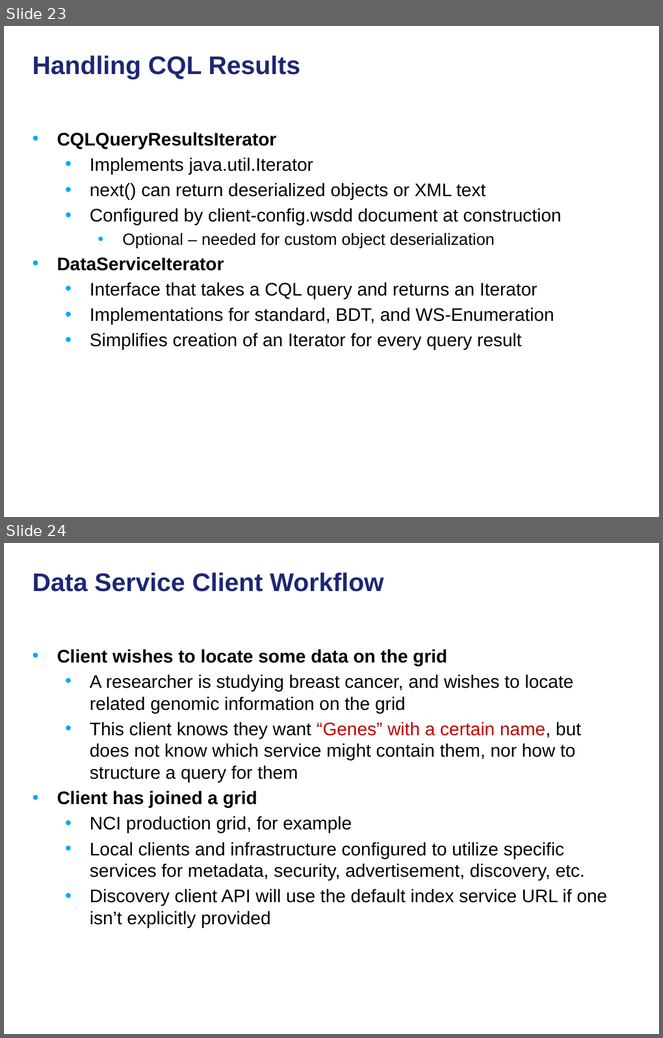
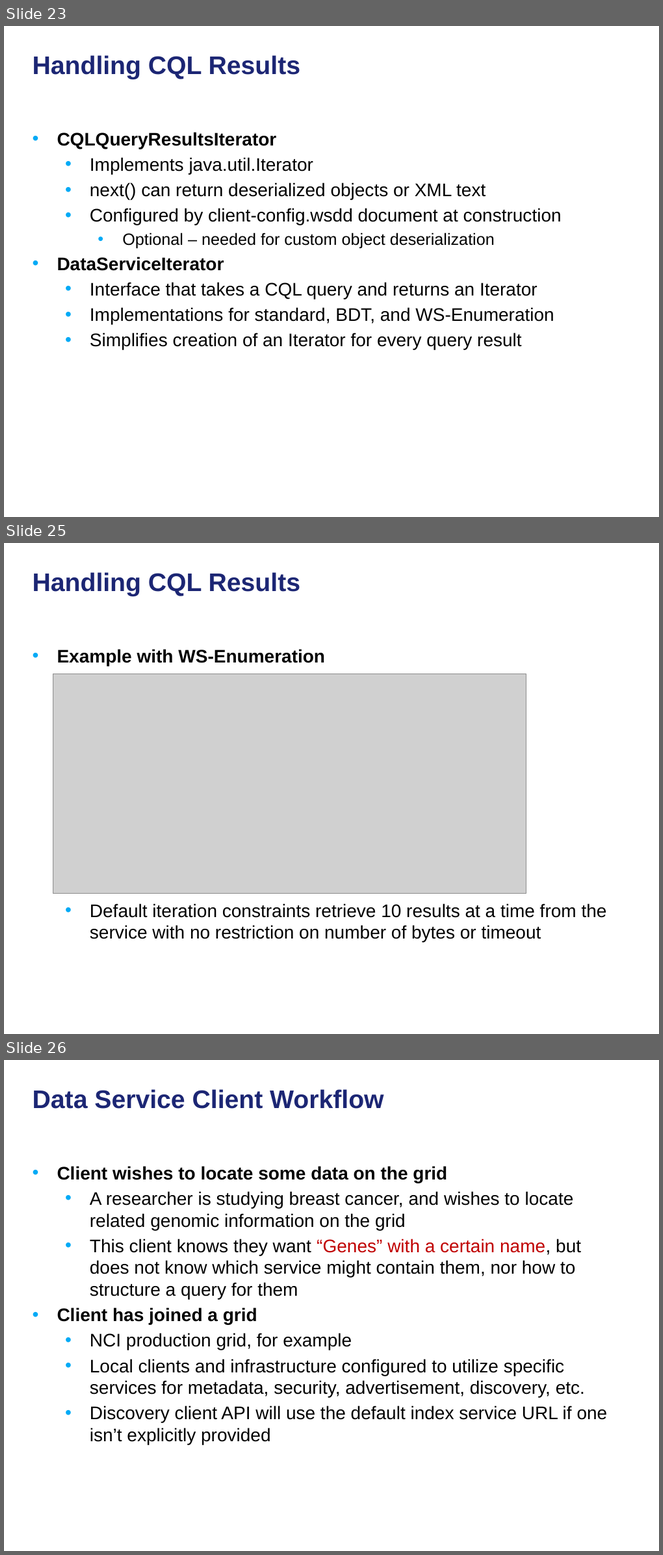
Before and after one commit to NCIP/cagrid-docs, a slide deck: presentations/200906_Novartis/caGrid Data Services.pptx. Shown one above the other, each under a label of ours: slides 23 and 24 before the commit, slides 23, 25 and 26 after it; the slides between them are not shown. The pictures are 663x1038 and 663x1555 pixels, drawn with LibreOffice and Linux fonts; fonts in the diff are those of the drawing; grey boxes stand for pictures; background and template pictures are left out. Boxes give left, top, right and bottom in pixels: in the first picture for what was removed or moved away, otherwise in the second. Text is boxed around its words. In the diff, an @@ line names an element or a change of style, - is before the commit and + after.

```diff
--- a/presentations/200906_Novartis/caGrid Data Services.pptx
+++ b/presentations/200906_Novartis/caGrid Data Services.pptx
@@ slide 25 added at (x1=4, y1=543, x2=659, y2=1034), background picture (left out) @@
@@ title added at (x1=33, y1=572, x2=300, y2=596), 28 pt, text #1C2674, bold @@
+Handling CQL Results
@@ text added at (x1=57, y1=649, x2=607, y2=943), 20 pt, text #000000 @@
+• Example with WS-Enumeration
+  • Default iteration constraints retrieve 10 results at a time from the service with no restriction on number of bytes or timeout
@@ picture added at (x1=53, y1=674, x2=526, y2=893) @@
@@ what was slide 24 is now slide 26 @@
```
Also in this commit, not shown: 1 other slide added.
